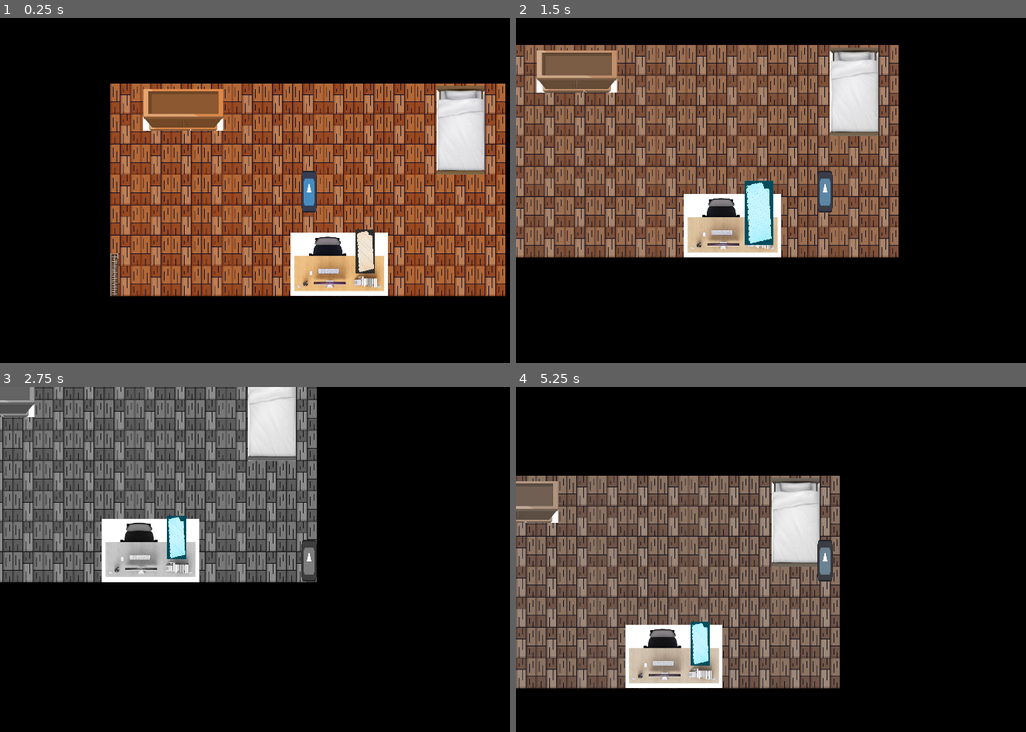
Above: before the commit, frames 1-4 (two rows, left to right).
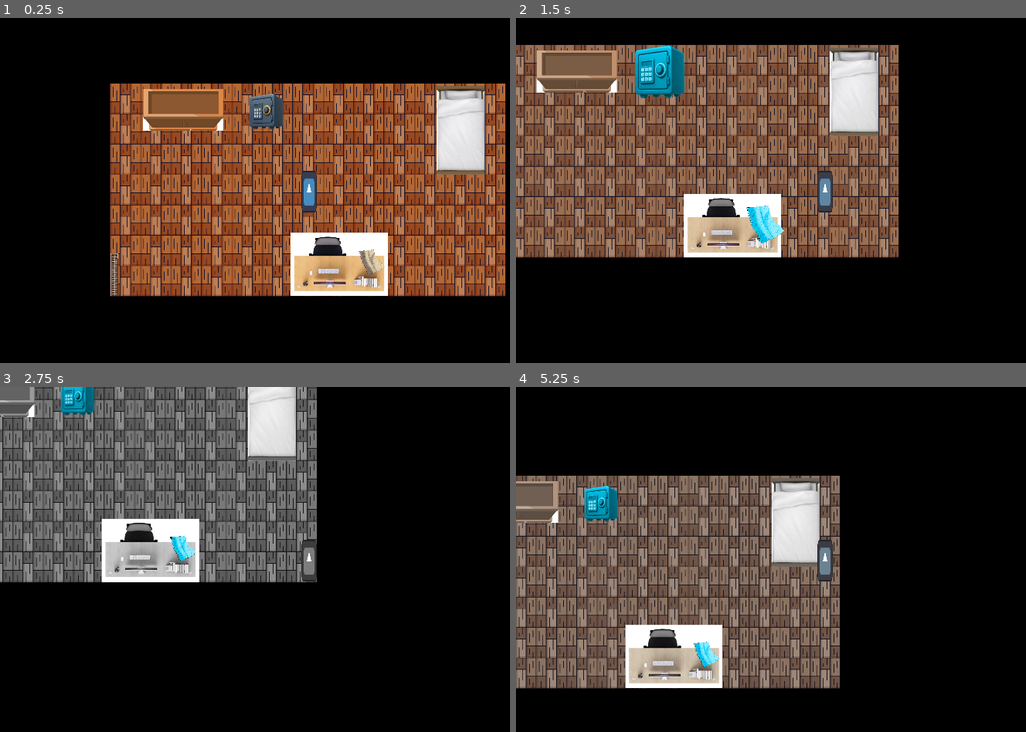
Above: after the commit, the same moments.

Repository: mohm-hyd/GoingToSchool
Game: Godot game, scene res://bedroom.tscn
Two runs of this game, one before a commit and one after it. Both use one fixed random seed, a clock stepped at 60 frames per second and the inputs below. The engine's default icon, where the game draws it, is replaced by a stand-in: a white triangle on a blue panel in a dark square.
Inputs:
- Up to frame 1 (0.25 s): no input
- Up to frame 2 (1.5 s): tap Enter at 0.5 s; hold Right (move_right) 0.53-1.28 s; hold E (interact) 0.53-1.28 s; hold Down (move_down) from 1.28 s (still down); tap Space (toggle_grayscale) at 1.35 s
- Up to frame 3 (2.75 s): release Down (move_down) at 2.03 s; hold Right (move_right) from 2.03 s (still down); hold E (interact) from 2.03 s (still down)
- Up to frame 4 (5.25 s): tap Space (toggle_grayscale) at 2.75, 2.85, 4.35, 5 s; release Right (move_right) at 2.78 s; release E (interact) at 2.78 s; hold Up (move_up) 2.78-3.53 s; hold E (interact) 3.53-4.28 s; hold Left (move_left) 3.53-5.03 s; tap Enter at 4.25 s; hold Down (move_down) from 5.03 s (still down); hold E (interact) from 5.03 s (still down)

The runs differ from the first frame. In frame 1, 1.1% of the frame differs, in the area x 48-76%, y 21-75%; in frame 2, 2.5%, in the area x 23-53%, y 7-66%; in frame 3, 1.0%; in frame 4, 1.2%.

Commit message:
added note clue object

Diff:
--- a/bedroom.tscn
+++ b/bedroom.tscn
@@ -7,7 +7,8 @@
 [ext_resource type="Texture2D" uid="uid://dm4v1fx7ir4ns" path="res://art/wardrobe.png" id="4_6d2g4"]
 [ext_resource type="PackedScene" uid="uid://ckudr8chj1kgo" path="res://player.tscn" id="5_o412v"]
 [ext_resource type="PackedScene" uid="uid://b2re21ybqiky7" path="res://ghost_vision.tscn" id="6_6d2g4"]
-[ext_resource type="PackedScene" uid="uid://bk8jgpmdqbih2" path="res://clue_object.tscn" id="7_j12bj"]
+[ext_resource type="PackedScene" uid="uid://d1ym4pgqtsb30" path="res://safe_clue_object.tscn" id="7_jsdaq"]
+[ext_resource type="PackedScene" uid="uid://dj3l05ugnaism" path="res://note_clue_object.tscn" id="7_w5t4u"]
 [ext_resource type="Texture2D" uid="uid://bf7jih8huv86k" path="res://art/door.png" id="8_dhkfy"]
 [ext_resource type="Script" uid="uid://dpwybtt3hh67x" path="res://door.gd" id="8_iwj3i"]
 [ext_resource type="PackedScene" uid="uid://djf7keuxeyyoh" path="res://ui.tscn" id="9_4ken1"]
@@ -542,9 +543,13 @@
 
 [node name="ClueObjects" type="Node2D" parent="." unique_id=12520825]
 
-[node name="Note" parent="ClueObjects" unique_id=1185403542 instance=ExtResource("7_j12bj")]
-position = Vector2(794, 522.99994)
-scale = Vector2(0.059460595, 0.13522395)
+[node name="Note" parent="ClueObjects" unique_id=1185403542 instance=ExtResource("7_w5t4u")]
+position = Vector2(814, 553)
+scale = Vector2(0.043, 0.05)
+
+[node name="Safe" parent="ClueObjects" unique_id=1301034906 instance=ExtResource("7_jsdaq")]
+position = Vector2(486, 94)
+scale = Vector2(0.259, 0.3)
 
 [node name="Door" type="StaticBody2D" parent="." unique_id=1397144151]
 position = Vector2(15, 619)
@@ -580,6 +585,7 @@
 metadata/_edit_lock_ = true
 
 [node name="UI" parent="." unique_id=17427004 instance=ExtResource("9_4ken1")]
+metadata/_edit_lock_ = true
 
 [node name="PuzzleUI" parent="." unique_id=1887719840 instance=ExtResource("10_m2b15")]
 
--- a/clue_object.tscn
+++ b/clue_object.tscn
@@ -8,7 +8,7 @@
 radius = 771.3279
 height = 1704.3857
 
-[node name="ClueObject" type="Area2D" unique_id=1185403542]
+[node name="BaseClueObject" type="Area2D" unique_id=1185403542]
 scale = Vector2(0.14963612, 0.1737401)
 script = ExtResource("1_2ohoc")
 metadata/_edit_group_ = true
--- /dev/null
+++ b/note_clue_object.tscn
@@ -0,0 +1,28 @@
+[gd_scene format=3 uid="uid://dj3l05ugnaism"]
+
+[ext_resource type="Script" uid="uid://hl37x6lhkdsh" path="res://clue_object.gd" id="1_027rq"]
+[ext_resource type="Texture2D" uid="uid://d3588dbbnugow" path="res://note.png" id="2_027rq"]
+[ext_resource type="Texture2D" uid="uid://7nkoqm8ff5k6" path="res://note_blue.png" id="3_027rq"]
+
+[sub_resource type="CapsuleShape2D" id="CapsuleShape2D_jsdaq"]
+radius = 1405.8073
+height = 2824.0552
+
+[node name="NoteClueObject" type="Area2D" unique_id=1185403542]
+scale = Vector2(0.14963612, 0.1737401)
+script = ExtResource("1_027rq")
+
+[node name="Sprite2D" type="Sprite2D" parent="." unique_id=235740605]
+texture = ExtResource("2_027rq")
+
+[node name="CollisionShape2D" type="CollisionShape2D" parent="." unique_id=227132675]
+position = Vector2(2.861023e-06, 23.022892)
+rotation = 3.1415927
+scale = Vector2(1.074351, 0.94983816)
+shape = SubResource("CapsuleShape2D_jsdaq")
+debug_color = Color(0.1619797, 0.6225108, 0.48174596, 0.41960785)
+
+[node name="Highlight" type="Sprite2D" parent="." unique_id=816449145]
+visible = false
+position = Vector2(13.365702, -2.8778687)
+texture = ExtResource("3_027rq")
--- /dev/null
+++ b/safe_clue_object.tscn
@@ -0,0 +1,27 @@
+[gd_scene format=3 uid="uid://d1ym4pgqtsb30"]
+
+[ext_resource type="Script" uid="uid://hl37x6lhkdsh" path="res://clue_object.gd" id="1_x8yuy"]
+[ext_resource type="Texture2D" uid="uid://b6omvmqh80dxn" path="res://safe_cut.png" id="2_x8yuy"]
+[ext_resource type="Texture2D" uid="uid://bvl8w1tjqbu0w" path="res://blue_safe.png" id="3_12jjo"]
+
+[sub_resource type="CapsuleShape2D" id="CapsuleShape2D_kd8bc"]
+radius = 539.31226
+height = 1248.2958
+
+[node name="SafeClueObject" type="Area2D" unique_id=1185403542]
+scale = Vector2(0.14963612, 0.1737401)
+script = ExtResource("1_x8yuy")
+metadata/_edit_group_ = true
+
+[node name="Sprite2D" type="Sprite2D" parent="." unique_id=235740605]
+texture = ExtResource("2_x8yuy")
+
+[node name="CollisionShape2D" type="CollisionShape2D" parent="." unique_id=227132675]
+rotation = 3.1415927
+scale = Vector2(1.074351, 0.94983816)
+shape = SubResource("CapsuleShape2D_kd8bc")
+debug_color = Color(0.1619797, 0.6225108, 0.48174596, 0.41960785)
+
+[node name="Highlight" type="Sprite2D" parent="." unique_id=816449145]
+visible = false
+texture = ExtResource("3_12jjo")
Binary file added: blue_safe.png
Not shown, added: blue_safe.png.import
Binary file added: note.png
Not shown, added: note.png.import
Binary file added: note_blue.png
Not shown, added: note_blue.png.import
Binary file added: safe.jpg
Not shown, added: safe.jpg.import
Binary file added: safe_cut.png
Not shown, added: safe_cut.png.import
